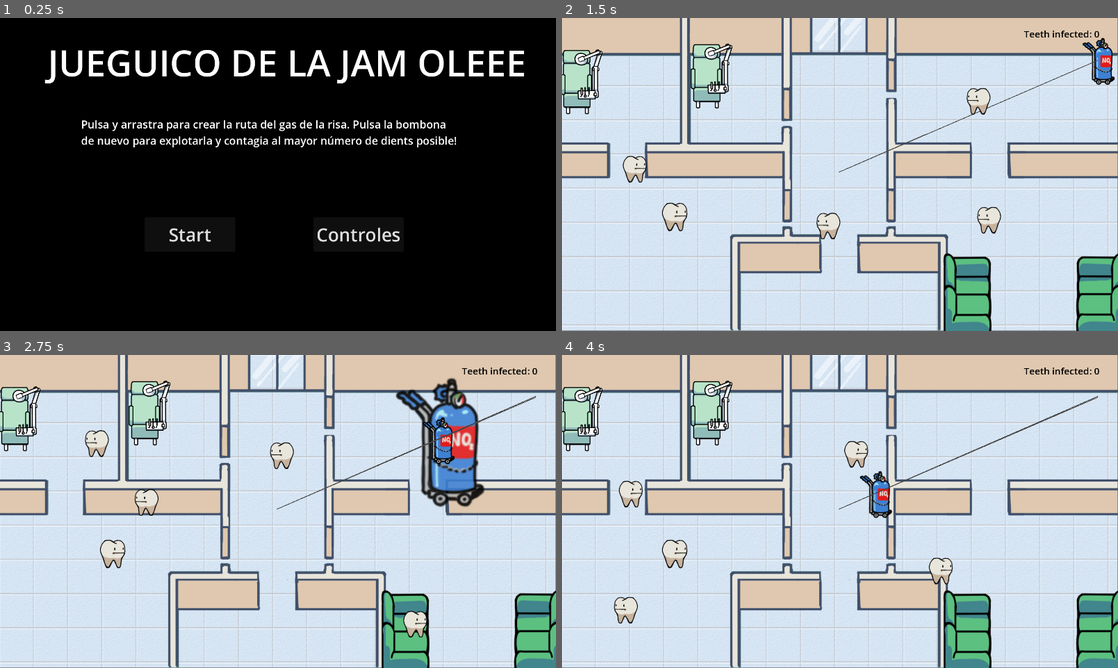
Above: before the commit, frames 1-4 (two rows, left to right).
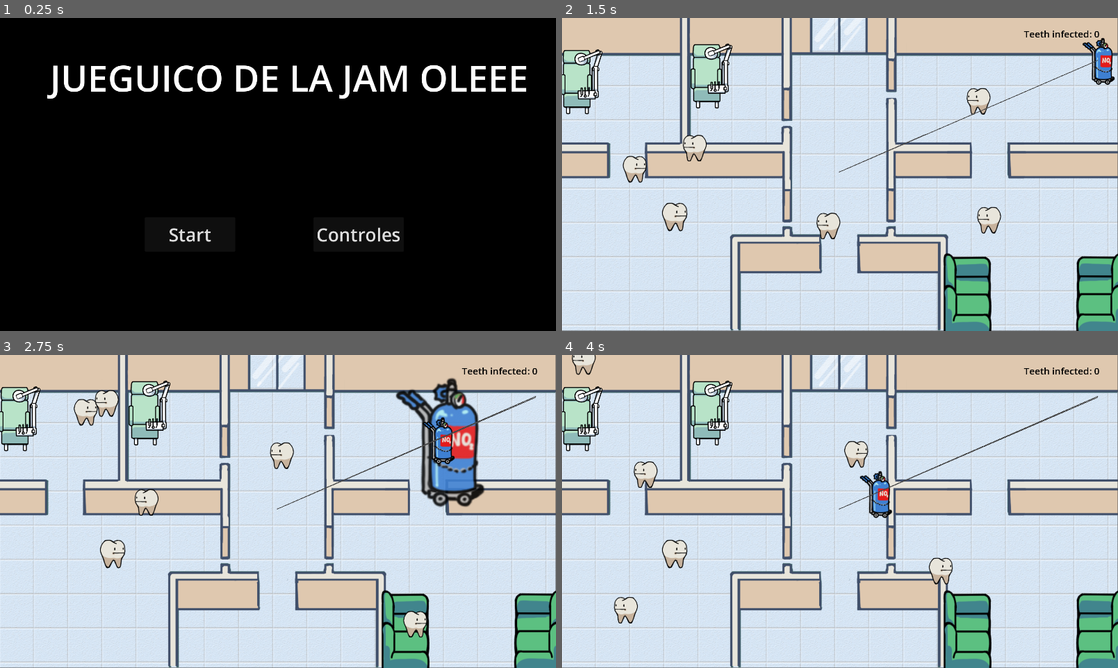
Above: after the commit, the same moments.

Repository: Mapachana/GlobalGameJam2024
Game: Godot game, scene res://escenas/titulo.tscn
Two runs of this game, one before a commit and one after it. Both use one fixed random seed, a clock stepped at 60 frames per second and the inputs below.
Inputs (mouse positions are in pixels of both pictures, inside the frame that each line leads up to):
- Up to frame 1 (0.25 s): no input
- Up to frame 2 (1.5 s): click "Start" at 0.5 s; drag from (840, 174) to (1095, 61) at 1.27 s
- Up to frame 3 (2.75 s): drag from (166, 527) to (278, 511) at 2.02 s
- Up to frame 4 (4 s): move the mouse to (895, 442) at 2.77 s; press the mouse at (895, 442) at 2.78 s; release the mouse at (895, 442) at 3.5 s; drag from (812, 574) to (923, 470) at 3.52 s

The runs differ from the first frame. In frame 1, 6.4% of the frame differs, in the area x 8-95%, y 10-42%; in frame 2, 0.2%; in frame 3, 0.7%; in frame 4, 0.6%.

Commit message:
puntuaciones contando #4

Diff:
--- a/default/defecto.gd
+++ b/default/defecto.gd
@@ -5,6 +5,7 @@
 var current_scene = null
 
 var puntuacion
+var cont
 
 #signal sumarpunto(punt)
 
@@ -12,14 +13,25 @@
 	var root = get_tree().root
 	current_scene = root.get_child(root.get_child_count() - 1)
 	puntuacion = 0
+	cont = 0
 
 func reiniciar_puntuacion():
 	puntuacion = 0
+	cont = 0
 
 func sumar_puntuacion():
 	print("SUMOOOOOOOOOOOOOOO")
 	puntuacion += 1
 	#sumarpunto.emit(puntuacion)
+	get_tree().call_group("ventana", "mostrar_puntuacion", puntuacion)
+
+func contar_infectados():
+	cont = 0
+	for perso in get_tree().get_nodes_in_group("personajes"):
+		if perso.infectado or perso.muerto:
+			cont += 1
+
+	puntuacion = cont
 	get_tree().call_group("ventana", "mostrar_puntuacion", puntuacion)
 
 func goto_scene(path):
--- a/escenas/creditos.gd
+++ b/escenas/creditos.gd
@@ -14,5 +14,5 @@
 
 
 func _on_button_pressed():
-	Globales.goto_scene("res://escenas/main.tscn")
+	Globales.goto_scene("res://escenas/titulo.tscn")
 	pass # Replace with function body.
--- a/escenas/creditos.tscn
+++ b/escenas/creditos.tscn
@@ -23,7 +23,7 @@
 offset_bottom = 645.0
 theme = SubResource("Theme_viyov")
 theme_override_font_sizes/font_size = 50
-text = "Start"
+text = "Menu"
 
 [node name="LabelScore" type="Label" parent="."]
 layout_mode = 0
--- a/escenas/main.tscn
+++ b/escenas/main.tscn
@@ -44,9 +44,6 @@
 [node name="Camera2D" type="Camera2D" parent="."]
 position = Vector2(768, 435)
 
-[node name="Ruta" parent="." instance=ExtResource("4_6test")]
-initial_position = Vector2(1480, 120)
-
 [node name="Camilla" parent="." instance=ExtResource("5_dqjgg")]
 position = Vector2(54, 179)
 
@@ -75,3 +72,9 @@
 [node name="CharacterBody2D4" parent="." instance=ExtResource("3_jriv1")]
 position = Vector2(1441, 522)
 puntos = PackedVector2Array(1400, 500, 1000, 600, 1200, 800)
+
+[node name="Ruta" parent="." instance=ExtResource("4_6test")]
+initial_position = Vector2(1480, 120)
+
+[node name="CharacterBody2D5" parent="." instance=ExtResource("3_jriv1")]
+position = Vector2(560, 552)
--- a/escenas/personajes.gd
+++ b/escenas/personajes.gd
@@ -100,15 +100,16 @@
 	# Si se me acerca alguien infectado y estoy vivo
 	if body != self and !muerto and body.is_in_group("personajes") and body.infectado and !infectado:
 		# Me infecto yo
-		#print("ME INFECTO")
 		infectado = true;
 		Globales.sumar_puntuacion()
+		Globales.contar_infectados()
 
 		# Si al infectarme yo hay otros cerca mia, los infecto
 		for bodies in $Area2D.get_overlapping_bodies(): #This one SHOULD get all the bodies in the area.
 			if bodies.is_in_group("personajes") and !bodies.infectado:
 				bodies.infectado = true;
 				Globales.sumar_puntuacion()
+				Globales.contar_infectados()
 
 # Dados los puntos de la ruta crea un array con la ruta de ida+vuelta
 func asignar_puntos_vuelta():
--- a/escenas/ruta.gd
+++ b/escenas/ruta.gd
@@ -139,7 +139,8 @@
 	if body.is_in_group("personajes") and !body.muerto and !body.infectado:
 		body.infectado = true;
 		Globales.sumar_puntuacion()
-		print("aaaaaaaaaa")
+		print("BOMBONA")
+		Globales.contar_infectados()
 
 func _unhandled_input(event):
 	if estado!=final:
--- a/escenas/titulo.tscn
+++ b/escenas/titulo.tscn
@@ -37,6 +37,7 @@
 text = "Start"
 
 [node name="Label2" type="Label" parent="."]
+visible = false
 layout_mode = 0
 offset_left = 224.0
 offset_top = 272.0
@@ -49,10 +50,10 @@
 
 [node name="Label" type="Label" parent="."]
 layout_mode = 0
-offset_left = 132.0
-offset_top = 54.0
-offset_right = 1454.0
-offset_bottom = 191.0
+offset_left = 138.0
+offset_top = 96.0
+offset_right = 1460.0
+offset_bottom = 233.0
 theme = SubResource("Theme_046t1")
 theme_override_font_sizes/font_size = 100
 text = "JUEGUICO DE LA JAM OLEEE"
